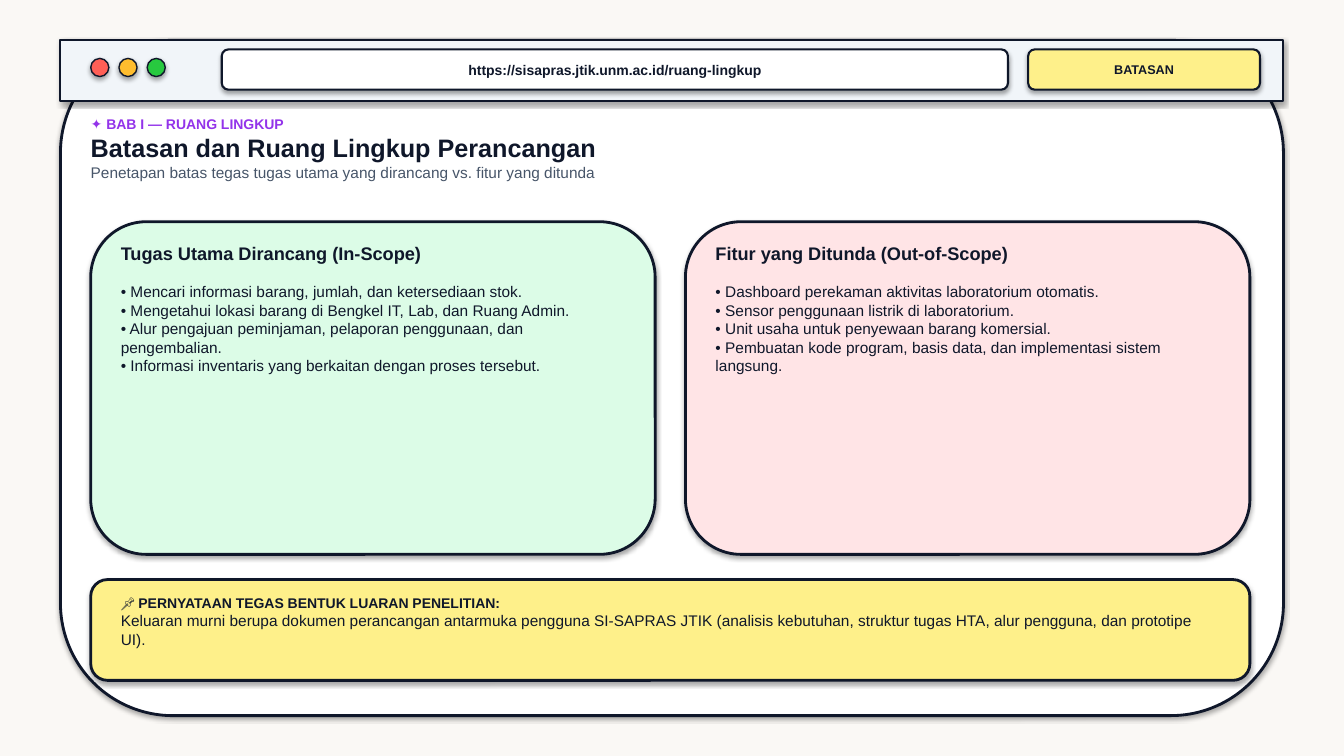
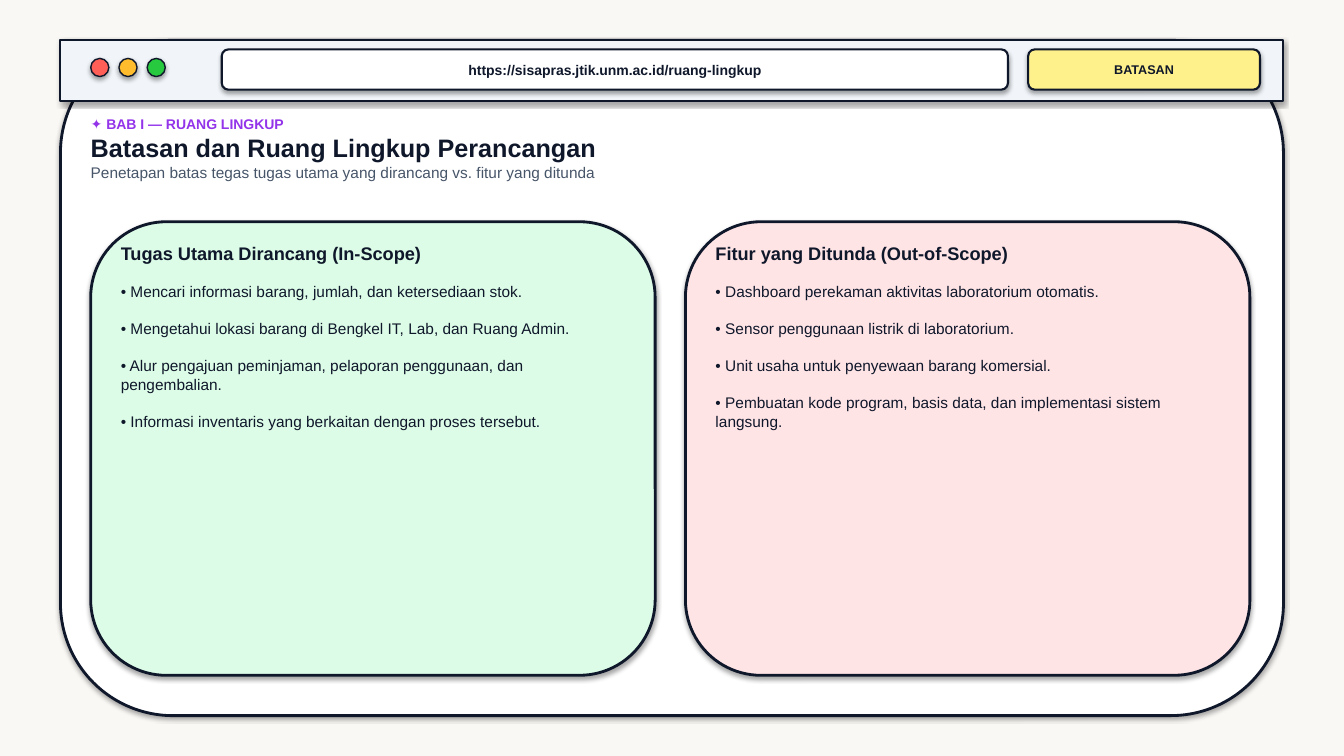
Before and after one commit to warnisaocha-rgb/si-sapras-jtik, a slide deck: slide 4 of Presentasi_UTS_SI-SAPRAS_JTIK_FotoWawancara.pptx. Drawn at 1344x756 pixels with LibreOffice and Linux fonts; fonts in the diff are those of the drawing. Boxes give left, top, right and bottom in pixels: in the first picture for what was removed or moved away, otherwise in the second. Text is boxed around its words. In the diff, an @@ line names an element or a change of style, - is before the commit and + after.

```diff
--- a/Presentasi_UTS_SI-SAPRAS_JTIK_FotoWawancara.pptx
+++ b/Presentasi_UTS_SI-SAPRAS_JTIK_FotoWawancara.pptx
@@ rounded rectangle: place and size @@
-rounded rectangle at [91, 222, 655, 555]
+rounded rectangle at [91, 222, 655, 676]
@@ text "Tugas Utama Dirancang (In-Scope)" rewrapped from [121, 246, 569, 374] to [121, 246, 569, 430] @@
@@ rounded rectangle: place and size @@
-rounded rectangle at [686, 222, 1250, 555]
+rounded rectangle at [686, 222, 1250, 676]
@@ text "Fitur yang Ditunda (Out-of-Scope)" rewrapped from [715, 246, 1161, 374] to [715, 246, 1161, 430] @@
@@ rounded rectangle removed at [91, 580, 1250, 681] @@
@@ text removed at [121, 598, 1191, 648] @@
-📌 PERNYATAAN TEGAS BENTUK LUARAN PENELITIAN:
-Keluaran murni berupa dokumen perancangan antarmuka pengguna SI-SAPRAS JTIK (analisis kebutuhan, struktur tugas HTA, alur pengguna, dan prototipe UI).
```
Also in this commit, not shown: 2 other slides changed.
